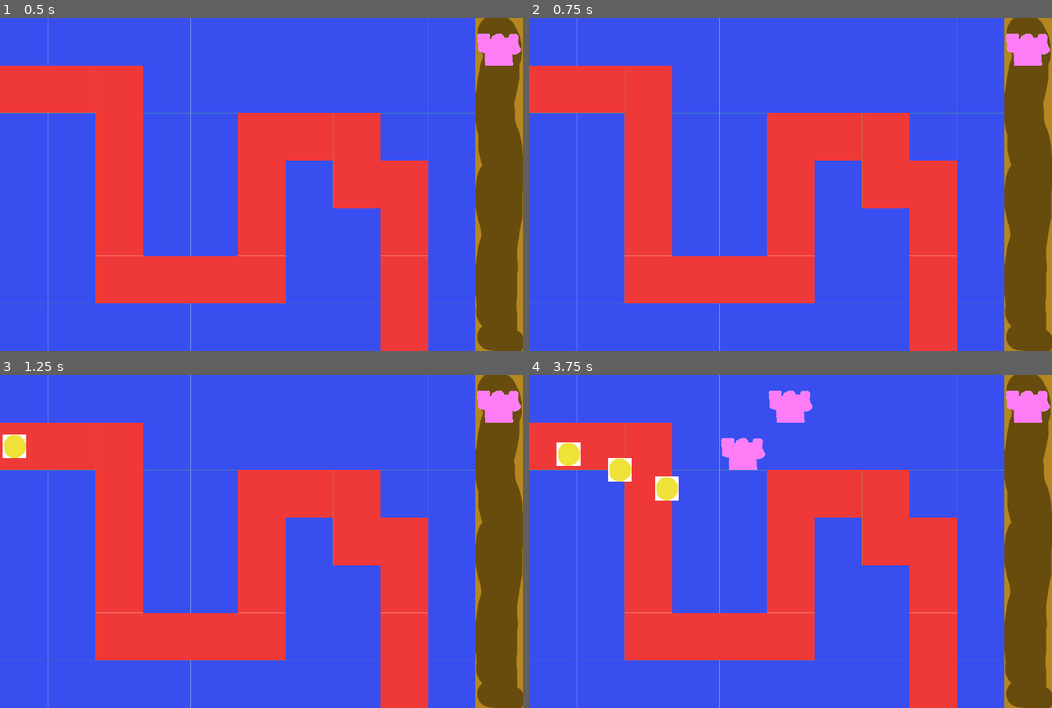
Above: before the commit, frames 1-4 (two rows, left to right).
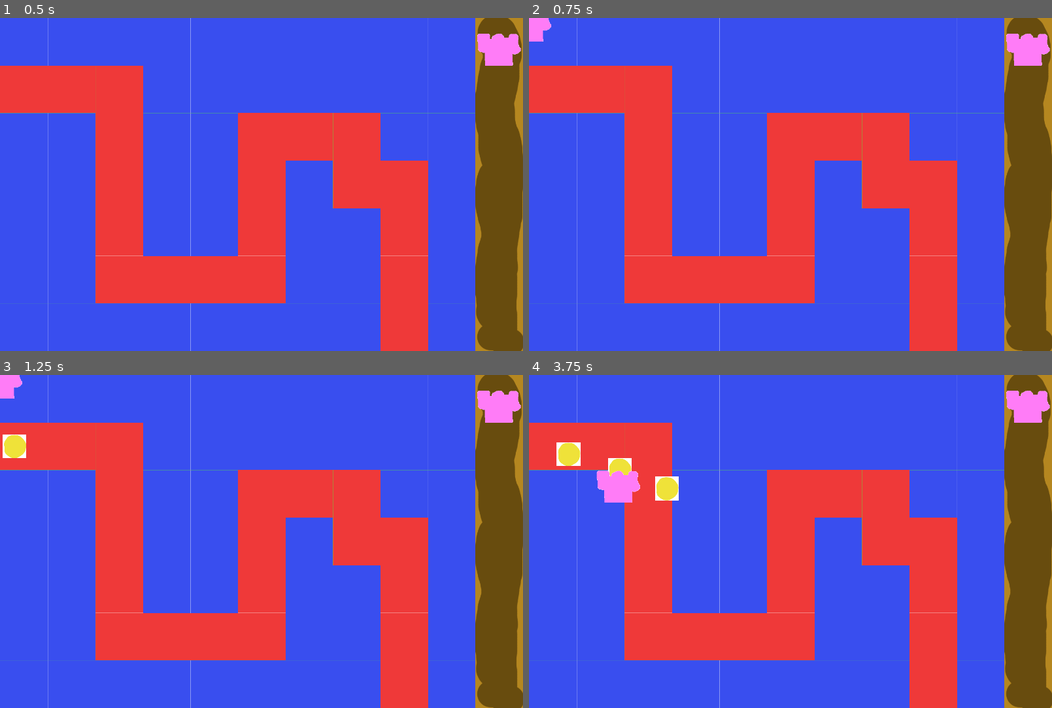
Above: after the commit, the same moments.

Repository: multimikael/Tower-Defense
Game: Godot game, scene res://main.tscn
Same seed, same stepped clock (60 frames per second), same inputs: the game is played once before the commit and once after it.
Inputs (mouse positions are in pixels of both pictures, inside the frame that each line leads up to):
- Up to frame 1 (0.5 s): no input
- Up to frame 2 (0.75 s): click (1025, 41) at 0.5 s
- Up to frame 3 (1.25 s): no input
- Up to frame 4 (3.75 s): click (1025, 398) at 1.25 s; click (1025, 398) at 2 s; move the mouse to (905, 524) at 2.77 s; click (905, 524) at 2.92 s; move the mouse to (685, 558) at 3.52 s; click (685, 558) at 3.67 s

Frame 1 is identical in both runs. In frame 2, 0.2% of the frame differs, in the area x 0-5%, y 0-8%; in frame 3, 0.2%; in frame 4, 1.9%, in the area x 12-55%, y 4-39%.

Commit message:
Changing to Node2D from tilemap

Diff:
--- a/GUI/GUI.tscn
+++ b/GUI/GUI.tscn
@@ -1,50 +1,23 @@
 [gd_scene load_steps=4 format=2]
 
 [ext_resource path="res://GUI/bg.png" type="Texture" id=1]
-[ext_resource path="res://towers/tower1.png" type="Texture" id=2]
+[ext_resource path="res://towers/TOWER1.png" type="Texture" id=2]
 [ext_resource path="res://GUI/TowerButton.gd" type="Script" id=3]
 
-[node name="GUI" type="Control" index="0"]
-
-anchor_left = 0.0
-anchor_top = 0.0
+[node name="GUI" type="Control"]
 anchor_right = 1.0
 anchor_bottom = 1.0
-rect_pivot_offset = Vector2( 0, 0 )
-rect_clip_content = false
-mouse_filter = 0
-mouse_default_cursor_shape = 0
-size_flags_horizontal = 1
-size_flags_vertical = 1
 
-[node name="bg" type="Sprite" parent="." index="0"]
-
+[node name="bg" type="Sprite" parent="."]
 position = Vector2( 1280, 0 )
 texture = ExtResource( 1 )
 centered = false
-_sections_unfolded = [ "Offset" ]
 
-[node name="tower1" type="TextureButton" parent="." index="1"]
-
-anchor_left = 0.0
-anchor_top = 0.0
-anchor_right = 0.0
-anchor_bottom = 0.0
+[node name="TOWER1" type="TextureButton" parent="."]
 margin_left = 1280.0
 margin_right = 1408.0
 margin_bottom = 128.0
-rect_pivot_offset = Vector2( 0, 0 )
-rect_clip_content = false
-focus_mode = 2
-mouse_filter = 0
-mouse_default_cursor_shape = 0
-size_flags_horizontal = 1
-size_flags_vertical = 1
-toggle_mode = false
-enabled_focus_mode = 2
-shortcut = null
-group = null
 texture_normal = ExtResource( 2 )
 script = ExtResource( 3 )
 
-[connection signal="pressed" from="tower1" to="tower1" method="_on_TextureButton_pressed"]
+[connection signal="pressed" from="TOWER1" to="TOWER1" method="_on_TextureButton_pressed"]
--- a/GUI/TowerButton.gd
+++ b/GUI/TowerButton.gd
@@ -1,10 +1,10 @@
 extends TextureButton
 
-onready var ghost_map = get_node("/root/main/ghost_map")
+onready var main = get_node("/root/main")
 
 func _ready():
 	pass
 
 func _on_TextureButton_pressed():
 	print("Clicked " + self.name)
-	ghost_map.emit_signal("new_ghost_tower", self.name)
+	main.emit_signal("new_ghost_tower", self.name)
--- a/ghost_map.gd
+++ /dev/null
@@ -1,46 +0,0 @@
-extends TileMap
-
-signal new_ghost_tower(type)
-
-var ghost_type
-var show_ghost = false
-var isTowerPlaceable = false
-
-const FORBIDDEN_TILE_INDEX = 1
-
-onready var _tileset = self.get_tileset()
-onready var map = get_node("/root/main/nav/map")
-onready var tower_map = get_node("/root/main/tower_map")
-
-func _ready():
-	connect("new_ghost_tower", self, "_on_new_ghost_tower")
-
-func _input(event):
-	if show_ghost:
-		if event is InputEventMouseMotion:
-			var coord = world_to_map(event.global_position)
-			self.clear()
-			var map_tile = map.get_cell(coord.x, coord.y)
-			var tower_tile = tower_map.get_cell(coord.x, coord.y)
-			if map_tile != FORBIDDEN_TILE_INDEX and tower_tile == -1:
-				self.set_cell(coord.x, coord.y, _tileset.find_tile_by_name(ghost_type))
-				isTowerPlaceable = true
-			else:
-				isTowerPlaceable = false
-
-		elif event is InputEventMouseButton:
-			var coord = world_to_map(event.global_position)
-			if event.button_index == BUTTON_LEFT:
-				if isTowerPlaceable and show_ghost:
-					tower_map.emit_signal("new_tower", ghost_type, coord)
-					isTowerPlaceable = false
-					show_ghost = false
-			elif event.button_index == BUTTON_RIGHT:
-				self.clear()
-				show_ghost = false
-
-
-func _on_new_ghost_tower(type):
-	print(type)
-	ghost_type = type
-	show_ghost = true
--- a/main.gd
+++ b/main.gd
@@ -1,6 +1,9 @@
 extends Node2D
 
 var target = preload("res://target.tscn")
+var Tower1 = preload("res://towers/Tower1.gd")
+
+signal new_ghost_tower(type)
 
 onready var start_pos = get_node("start_pos").get_position()
 onready var end_pos = get_node("end_pos").get_position()
@@ -9,9 +12,8 @@
 onready var tower_map = get_node("tower_map")
 
 func _ready():
-	# Called when the node is added to the scene for the first time.
-	# Initialization here
-	pass
+	connect("new_ghost_tower", self, "_on_new_ghost_tower")
+
 
 func _on_target_timer_timeout():
 	var t = target.instance()
@@ -20,6 +22,10 @@
 	t.goal = end_pos
 	t.nav = nav
 
+func _on_new_ghost_tower(type):
+	match type:
+		"TOWER1":
+			add_child(Tower1.new(true))
 
 #func _process(delta):
 #	# Called every frame. Delta is time since last frame.
--- a/main.tscn
+++ b/main.tscn
@@ -1,16 +1,14 @@
-[gd_scene load_steps=7 format=2]
+[gd_scene load_steps=4 format=2]
 
 [ext_resource path="res://main.gd" type="Script" id=1]
 [ext_resource path="res://tileset.tres" type="TileSet" id=2]
-[ext_resource path="res://towers/tower_tileset.tres" type="TileSet" id=3]
-[ext_resource path="res://tower_map.gd" type="Script" id=4]
-[ext_resource path="res://ghost_map.gd" type="Script" id=5]
-[ext_resource path="res://GUI/GUI.tscn" type="PackedScene" id=6]
+[ext_resource path="res://GUI/GUI.tscn" type="PackedScene" id=3]
 
 [node name="main" type="Node2D"]
 script = ExtResource( 1 )
 
 [node name="nav" type="Navigation2D" parent="."]
+editor/display_folded = true
 
 [node name="map" type="TileMap" parent="nav"]
 tile_set = ExtResource( 2 )
@@ -28,20 +26,6 @@
 [node name="target_timer" type="Timer" parent="."]
 autostart = true
 
-[node name="tower_map" type="TileMap" parent="."]
-tile_set = ExtResource( 3 )
-cell_size = Vector2( 128, 128 )
-cell_quadrant_size = 1
-format = 1
-script = ExtResource( 4 )
-
-[node name="ghost_map" type="TileMap" parent="."]
-tile_set = ExtResource( 3 )
-cell_size = Vector2( 128, 128 )
-cell_quadrant_size = 1
-format = 1
-script = ExtResource( 5 )
-
-[node name="GUI" parent="." instance=ExtResource( 6 )]
+[node name="GUI" parent="." instance=ExtResource( 3 )]
 
 [connection signal="timeout" from="target_timer" to="." method="_on_target_timer_timeout"]
--- a/tower_map.gd
+++ /dev/null
@@ -1,22 +0,0 @@
-extends TileMap
-
-signal new_tower(type)
-
-var towers = [] # Array for towers as dictonaries with fields: type, coord, timer
-
-func _ready():
-	connect("new_tower", self, "_on_new_tower")
-
-func _input(event):
-	if event is InputEventMouseButton and event.button_index == BUTTON_LEFT and event.pressed:
-		var coord = world_to_map(event.global_position)
-		print(_get_tower_by_coord(coord))
-
-func _on_new_tower(type, coord):
-	towers.append({ "type": type, "coord": coord })
-	self.set_cell(coord.x, coord.y, get_tileset().find_tile_by_name(type))
-
-func _get_tower_by_coord(coord):
-	for t in towers:
-		if t["coord"] == coord:
-			return t
--- /dev/null
+++ b/towers/Tower.gd
@@ -0,0 +1,17 @@
+extends Node2D
+
+var type
+var timer
+var isGhost
+var sprite
+
+func _init(type, isGhost):
+	self.type = type
+	self.isGhost = isGhost
+	self.sprite = Sprite.new()
+	add_child(sprite)
+
+func _input(event):
+	if isGhost:
+		if event is InputEventMouseMotion:
+			self.set_position(event.global_position)
--- /dev/null
+++ b/towers/Tower1.gd
@@ -0,0 +1,5 @@
+extends "Tower.gd"
+
+func _init(isGhost).("TOWER1", isGhost):
+	var res = load("res://towers/TOWER1.png")
+	sprite.texture = res
--- a/towers/tower_tileset.tres
+++ b/towers/tower_tileset.tres
@@ -1,6 +1,7 @@
 [gd_resource type="TileSet" load_steps=2 format=2]
 
-[ext_resource path="res://towers/tower1.png" type="Texture" id=1]
+[ext_resource path="res://towers/TOWER1.png" type="Texture" id=1]
+
 
 [resource]
 
--- a/towers/tower_tileset.tscn
+++ b/towers/tower_tileset.tscn
@@ -1,11 +1,9 @@
 [gd_scene load_steps=2 format=2]
 
-[ext_resource path="res://towers/tower1.png" type="Texture" id=1]
+[ext_resource path="res://towers/TOWER1.png" type="Texture" id=1]
 
-[node name="tower_tileset" type="Node2D" index="0"]
+[node name="tower_tileset" type="Node2D"]
 
-[node name="tower1" type="Sprite" parent="." index="0"]
-
+[node name="tower1" type="Sprite" parent="."]
 texture = ExtResource( 1 )
 centered = false
-_sections_unfolded = [ "Offset", "Region" ]
Not shown, changed: towers/tower1.png.import
